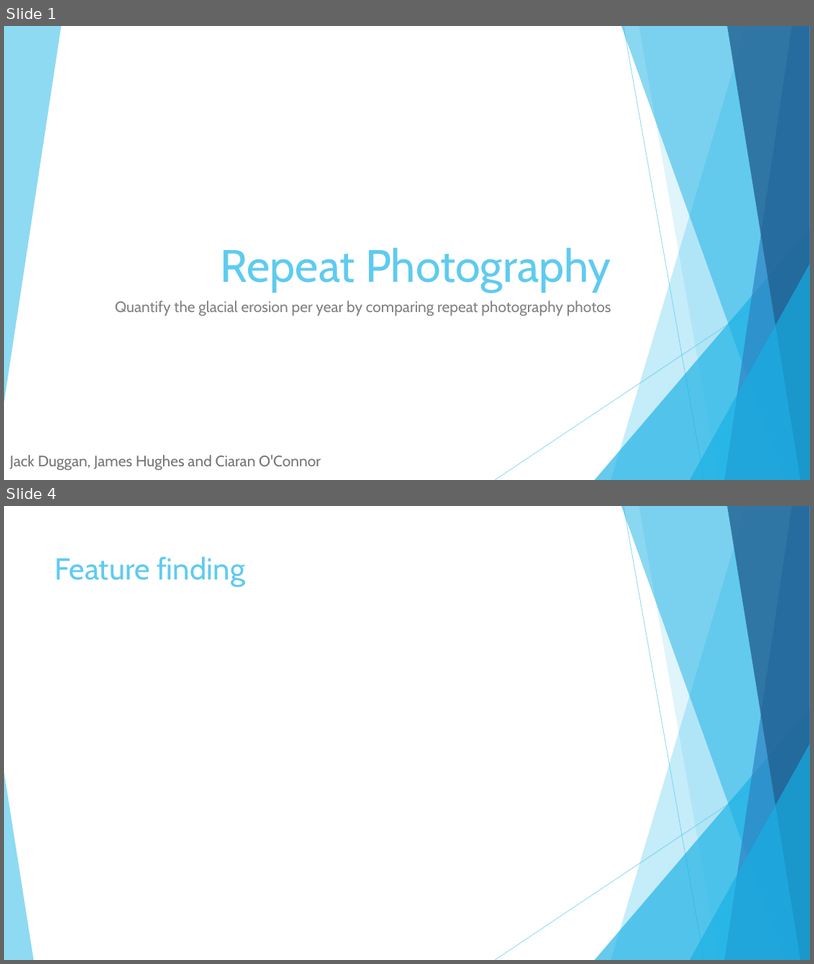
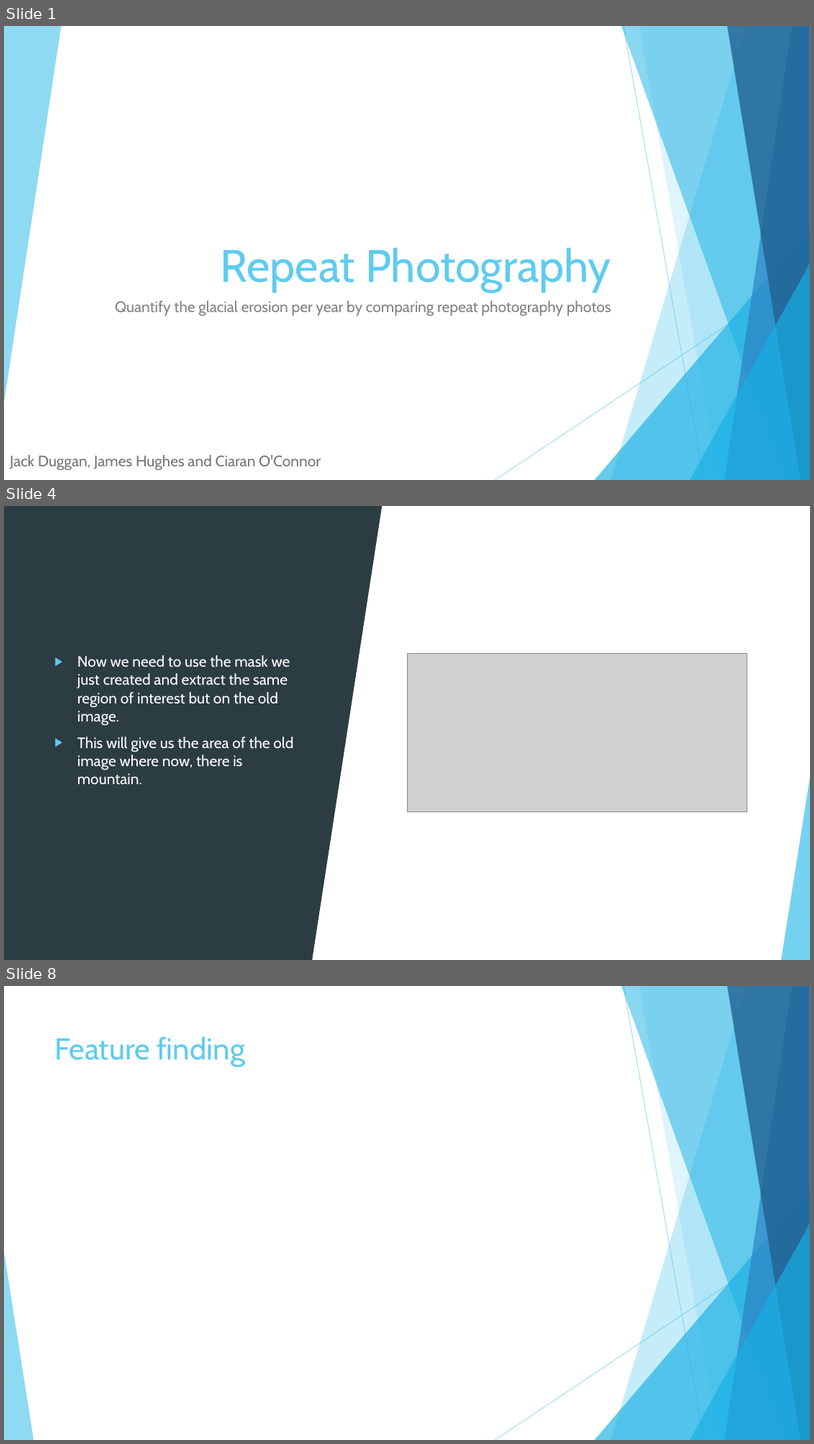
Before and after one commit to UNIpope/gla, a slide deck: Repeat Photography.pptx. Shown one above the other, each under a label of ours: slides 1 and 4 before the commit, slides 1, 4 and 8 after it; the slides between them are not shown. The pictures are 814x964 and 814x1444 pixels, drawn with LibreOffice and Linux fonts; fonts in the diff are those of the drawing; grey boxes stand for pictures. Boxes give left, top, right and bottom in pixels: in the first picture for what was removed or moved away, otherwise in the second. Text is boxed around its words. In the diff, an @@ line names an element or a change of style, - is before the commit and + after.

```diff
--- a/Repeat Photography.pptx
+++ b/Repeat Photography.pptx
@@ slide 4 added at (x1=4, y1=506, x2=810, y2=960), background #FFFFFF; not listed: 10 template elements that a slide beside it also shows @@
@@ rectangle added at (x1=4, y1=506, x2=810, y2=960), fill #FFFFFF @@
@@ rectangle added at (x1=4, y1=506, x2=313, y2=960), fill #2C3C43 @@
@@ triangle added at (x1=313, y1=506, x2=383, y2=960), fill #2C3C43 @@
@@ text added at (x1=77, y1=655, x2=293, y2=785), 18 pt, text #FFFFFF @@
+▶ Now we need to use the mask we just created and extract the same region of interest but on the old image.
+▶ This will give us the area of the old image where now, there is mountain.
@@ picture added at (x1=407, y1=653, x2=748, y2=812) @@
@@ triangle added at (x1=782, y1=772, x2=810, y2=960), fill #5FCBEF at 85% opacity @@
@@ what was slide 4 is now slide 8 @@
```
Also in this commit, not shown: 4 other slides added, 1 slide removed.
